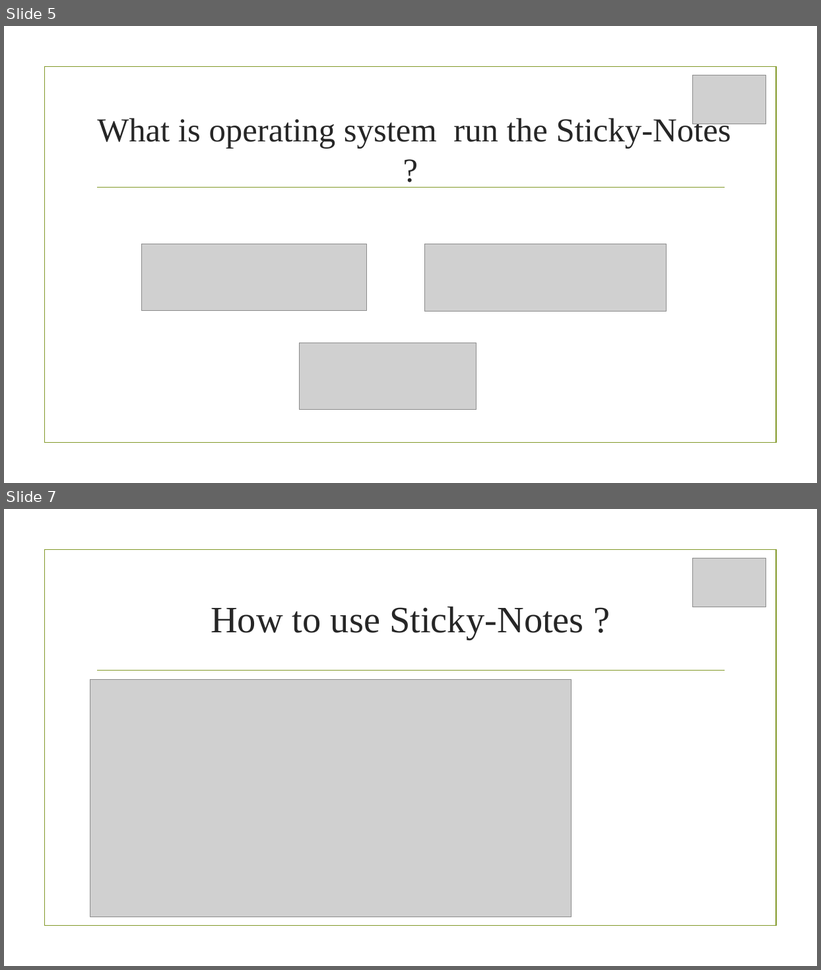
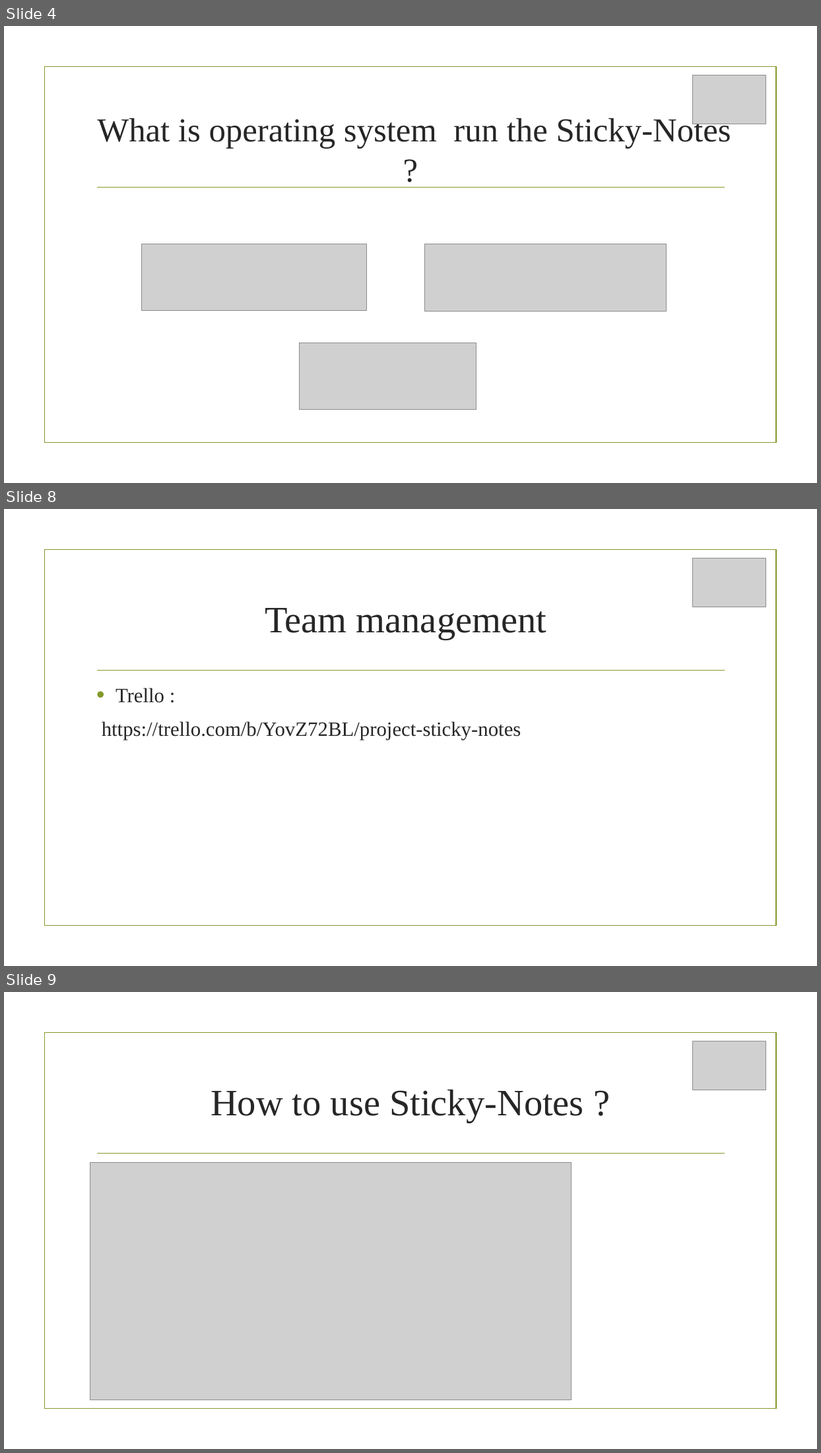
Before and after one commit to ibrahim123abusamrah/show, a slide deck: Sticky-Notes_B.pptx. Shown one above the other, each under a label of ours: slides 5 and 7 before the commit, slides 4, 8 and 9 after it; the slides between them are not shown. The pictures are 821x970 and 821x1453 pixels, drawn with LibreOffice and Linux fonts; fonts in the diff are those of the drawing; grey boxes stand for pictures; background and template pictures are left out. Boxes give left, top, right and bottom in pixels: in the first picture for what was removed or moved away, otherwise in the second. Text is boxed around its words. In the diff, an @@ line names an element or a change of style, - is before the commit and + after.

```diff
--- a/Sticky-Notes_B.pptx
+++ b/Sticky-Notes_B.pptx
@@ slide 8 added at [4,509,817,966], background picture (left out); not listed: 2 template elements that a slide beside it also shows @@
@@ picture added at [692,558,766,607] @@
@@ title added at [265,608,547,640], 44 pt, text #262626 @@
+Team management
@@ text added at [102,688,521,740], 24 pt, text #262626 @@
+• Trello :
+https://trello.com/b/YovZ72BL/project-sticky-notes
@@ what was slide 5 is now slide 4 @@
@@ what was slide 7 is now slide 9 @@
```
Also in this commit, not shown: 2 slides changed, 4 other slides added, 4 slides removed.
